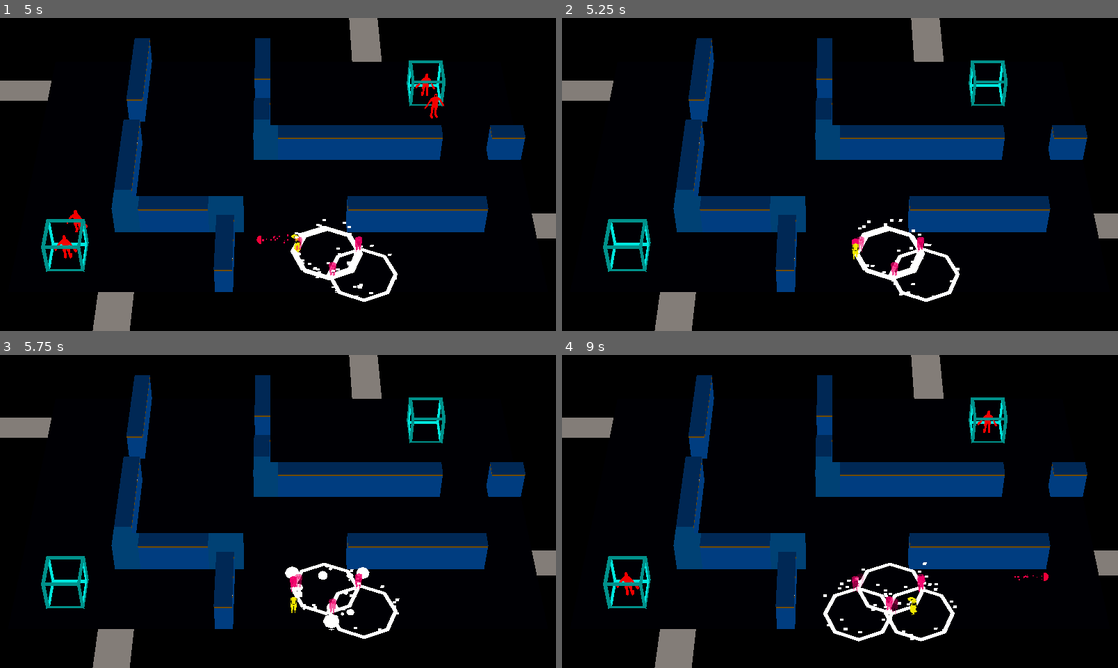
Above: before the commit, frames 1-4 (two rows, left to right).
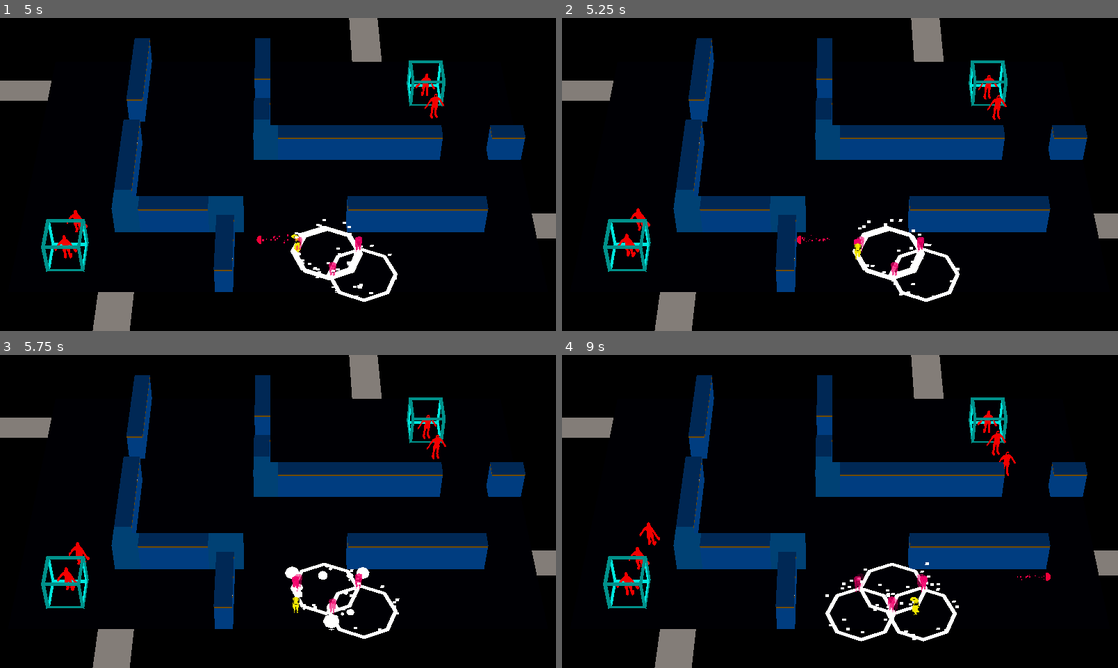
Above: after the commit, the same moments.

Repository: ralabate/30ddl
Game: Godot game, scene res://main.tscn
Two runs of this game, one before a commit and one after it. Both use one fixed random seed, a clock stepped at 60 frames per second and the inputs below.
Inputs:
- Up to frame 1 (5 s): tap Enter (ui_accept) at 0.5, 0.77, 1.52, 3.02, 3.77, 4.52 s; hold Right (ui_right) 0.53-1.28 s; tap S (player_decoy) at 0.6, 2.1, 3.6 s; hold Down (ui_down) 1.28-2.03 s; tap A (player_mine) at 1.35, 2.85, 4.35 s; hold Right (ui_right) 2.03-2.78 s; hold Up (ui_up) 2.78-3.53 s; hold Left (ui_left) from 3.53 s (still down)
- Up to frame 2 (5.25 s): release Left (ui_left) at 5.03 s; hold Down (ui_down) from 5.03 s (still down); tap S (player_decoy) at 5.1 s
- Up to frame 3 (5.75 s): keep holding Down (ui_down)
- Up to frame 4 (9 s): release Down (ui_down) at 5.78 s; hold Right (ui_right) 5.78-6.53 s; tap A (player_mine) at 5.85, 7.35, 8.85 s; tap Enter (ui_accept) at 6.02, 6.77, 7.52 s; hold Up (ui_up) 6.53-7.28 s; tap S (player_decoy) at 6.6, 8.1 s; hold Right (ui_right) 7.28-8.03 s; hold Down (ui_down) 8.03-8.78 s; hold Left (ui_left) from 8.78 s (still down)

Frame 1 is identical in both runs. In frame 2, 0.4% of the frame differs, in the area x 10-80%, y 18-78%; in frame 3, 0.4%; in frame 4, 1.3%, in the area x 12-88%, y 24-92%.

Commit message:
reset the game when we collide with badguys

Diff:
--- a/gauntlet/badguys/badguy.gd
+++ b/gauntlet/badguys/badguy.gd
@@ -3,6 +3,8 @@
 
 @onready var navigation_agent: NavigationAgent3D = %NavigationAgent3D
 @onready var navigation_timer: Timer = %NavigationTimer
+@onready var player_damage_area: Area3D = %PlayerDamageArea
+@onready var health_component: HealthComponent = %HealthComponent
 
 var target: Node3D
 var movement_speed: float = 0.5
@@ -17,6 +19,8 @@
 	navigation_agent.target_desired_distance = 0.5
 
 	navigation_timer.timeout.connect(_on_navtimer_timeout)
+	player_damage_area.body_entered.connect(_on_body_entered_dmg_area)
+	health_component.death.connect(_on_death)
 
 
 func _physics_process(delta):
@@ -38,4 +42,17 @@
 
 
 func _on_navtimer_timeout() -> void:
-	update_movement_target(target.global_position)
+	if target != null:
+		update_movement_target(target.global_position)
+
+
+func _on_body_entered_dmg_area(body: Node3D) -> void:
+	if body.has_node("HealthComponent"):
+		var health_component = body.get_node("HealthComponent") as HealthComponent
+		health_component.damage(1)
+
+		Log.info("Player took damage!")
+
+
+func _on_death() -> void:
+	queue_free()
--- a/gauntlet/badguys/badguy.tscn
+++ b/gauntlet/badguys/badguy.tscn
@@ -1,10 +1,12 @@
-[gd_scene load_steps=5 format=3 uid="uid://dysqmwq3wem2k"]
+[gd_scene load_steps=6 format=3 uid="uid://dysqmwq3wem2k"]
 
 [ext_resource type="Script" uid="uid://clhircl18kdhh" path="res://badguys/badguy.gd" id="1_apgvv"]
 [ext_resource type="PackedScene" uid="uid://qo85vi3b3odi" path="res://badguys/imported/bad_lizard_idle.glb" id="1_lf2yb"]
 [ext_resource type="Script" uid="uid://bund4vdf4u4yo" path="res://health_component.gd" id="3_0b8a1"]
 
 [sub_resource type="CapsuleShape3D" id="CapsuleShape3D_apgvv"]
+
+[sub_resource type="SphereShape3D" id="SphereShape3D_221m0"]
 
 [node name="Badguy" type="CharacterBody3D"]
 collision_layer = 4
@@ -29,8 +31,18 @@
 autostart = true
 
 [node name="HealthComponent" type="Node" parent="."]
+unique_name_in_owner = true
 script = ExtResource("3_0b8a1")
 MAX_HEALTH = 5
 metadata/_custom_type_script = "uid://bund4vdf4u4yo"
 
+[node name="PlayerDamageArea" type="Area3D" parent="."]
+unique_name_in_owner = true
+collision_layer = 4
+collision_mask = 2
+
+[node name="CollisionShape3D" type="CollisionShape3D" parent="PlayerDamageArea"]
+transform = Transform3D(1, 0, 0, 0, 1, 0, 0, 0, 1, 0, 0.498822, -0.220448)
+shape = SubResource("SphereShape3D_221m0")
+
 [editable path="AnimatedMesh"]
--- a/gauntlet/health_component.gd
+++ b/gauntlet/health_component.gd
@@ -17,4 +17,3 @@
 
 	if current_health <= 0:
 		death.emit()
-		get_parent().queue_free()
--- a/gauntlet/main.gd
+++ b/gauntlet/main.gd
@@ -2,32 +2,14 @@
 
 
 @onready var badguy_template = preload("res://badguys/badguy.tscn")
-@onready var player = %Player
+@onready var player_template = preload("res://player/player.tscn")
 @onready var player_spawner = %PlayerSpawner
 
-var current_frame = 0
-
-func _physics_process(delta: float) -> void:
-	current_frame += 1
-	# Log.info(str(current_frame))
-	if current_frame > 300:
-		# player_reset()
-		player.position = player_spawner.global_position
-		var bullets = get_tree().get_nodes_in_group("bullets")
-		for bullet in bullets:
-			bullet.queue_free()
-		# badguy_reset()
-		var badguys = get_tree().get_nodes_in_group("badguys")
-		for badguy in badguys:
-			badguy.queue_free()
-		# etc.
-		current_frame = 0
+var player: Player
 
 
 func _ready() -> void:
-	player.shoot.connect(_on_player_shoot)
-	player.mine_spawned.connect(_on_player_spawned_mine)
-	player.decoy_spawned.connect(_on_player_spawned_decoy)
+	spawn_player()
 
 	var badguy_spawners = get_tree().get_nodes_in_group("spawners")
 	for spawner in badguy_spawners:
@@ -35,6 +17,17 @@
 
 	# Wait for the first physics frame so the NavigationServer can sync.
 	await get_tree().physics_frame
+
+
+func spawn_player() -> void:
+	player = player_template.instantiate()
+	add_child(player)
+	player.position = player_spawner.position
+
+	player.shoot.connect(_on_player_shoot)
+	player.mine_spawned.connect(_on_player_spawned_mine)
+	player.decoy_spawned.connect(_on_player_spawned_decoy)
+	player.death.connect(_on_player_died)
 
 
 func _on_player_shoot(
@@ -66,6 +59,19 @@
 	decoy.position = location
 
 
+func _on_player_died() -> void:
+	# player_reset()
+	spawn_player()
+
+	var bullets = get_tree().get_nodes_in_group("bullets")
+	for bullet in bullets:
+		bullet.queue_free()
+	# badguy_reset()
+	var badguys = get_tree().get_nodes_in_group("badguys")
+	for badguy in badguys:
+		badguy.queue_free()
+
+
 func _on_decoy_is_done(affected_list: Array[Node3D]) -> void:
 	# Reset their target to the player
 	for affected in affected_list:
@@ -75,7 +81,8 @@
 
 
 func _on_spawned_badguy(position: Vector3) -> void:
-	var badguy = badguy_template.instantiate()
-	add_child(badguy)
-	badguy.target = player
-	badguy.position = position
+	if player != null and not player.is_queued_for_deletion():
+		var badguy = badguy_template.instantiate()
+		add_child(badguy)
+		badguy.target = player
+		badguy.position = position
--- a/gauntlet/main.tscn
+++ b/gauntlet/main.tscn
@@ -1,7 +1,6 @@
-[gd_scene load_steps=7 format=3 uid="uid://clsdp2e4yqkji"]
+[gd_scene load_steps=6 format=3 uid="uid://clsdp2e4yqkji"]
 
 [ext_resource type="Script" uid="uid://circq55qpjcvk" path="res://main.gd" id="1_0xm2m"]
-[ext_resource type="PackedScene" uid="uid://bwl2b12apn8uh" path="res://player/player.tscn" id="1_ig7tw"]
 [ext_resource type="PackedScene" uid="uid://c4hm3jsxo7vky" path="res://level/modular_level.tscn" id="4_1bvp3"]
 [ext_resource type="PackedScene" uid="uid://cis78mxrxyjlq" path="res://level/bridge.tscn" id="5_7mycd"]
 [ext_resource type="PackedScene" uid="uid://dcyd6q7bb3k6m" path="res://badguys/badguy_spawner.tscn" id="5_lquwl"]
@@ -18,10 +17,6 @@
 transform = Transform3D(1, 0, 0, 0, 0.707107, 0.707107, 0, -0.707107, 0.707107, 0, 51.2774, 52.0472)
 environment = SubResource("Environment_h2yge")
 fov = 15.0
-
-[node name="Player" parent="." instance=ExtResource("1_ig7tw")]
-unique_name_in_owner = true
-transform = Transform3D(1, 0, 0, 0, 1, 0, 0, 0, 1, 1, 1, 7)
 
 [node name="DirectionalLight3D" type="DirectionalLight3D" parent="."]
 transform = Transform3D(1, 0, 0, 0, -4.37114e-08, 1, 0, -1, -4.37114e-08, 0, 13.042, 0)
--- a/gauntlet/player/player.gd
+++ b/gauntlet/player/player.gd
@@ -1,14 +1,17 @@
 extends CharacterBody3D
+class_name Player
 
 
 signal shoot(bullet: PackedScene, direction: Vector3, location: Vector3)
 signal mine_spawned(mine: PackedScene, location: Vector3)
 signal decoy_spawned(decoy: PackedScene, location: Vector3)
+signal death
 
 @export var SPEED = 2.5
 @export var TIME_BETWEEN_SHOTS = 1
 
 @onready var animation_player = %AnimatedMesh/AnimationPlayer
+@onready var health_component = %HealthComponent
 
 var bullet_template = preload("res://player/bullet.tscn")
 var mine_template = preload("res://player/mine.tscn")
@@ -25,6 +28,9 @@
 	shot_timer.autostart = false
 	shot_timer.timeout.connect(_on_shot_timer_timeout)
 	add_child(shot_timer)
+
+	health_component.death.connect(_on_death)
+
 	animation_player.play("lizardprince_idle")
 
 
@@ -72,3 +78,8 @@
 
 func _on_shot_timer_timeout() -> void:
 	can_shoot = true
+
+
+func _on_death() -> void:
+	death.emit()
+	queue_free()
--- a/gauntlet/player/player.tscn
+++ b/gauntlet/player/player.tscn
@@ -1,7 +1,8 @@
-[gd_scene load_steps=4 format=3 uid="uid://bwl2b12apn8uh"]
+[gd_scene load_steps=5 format=3 uid="uid://bwl2b12apn8uh"]
 
 [ext_resource type="Script" uid="uid://c2rbukwe2bpc7" path="res://player/player.gd" id="1_4flbx"]
 [ext_resource type="PackedScene" uid="uid://b8lrhgxp8l2x" path="res://player/imported/lizardprince_idle.glb" id="2_rkbax"]
+[ext_resource type="Script" uid="uid://bund4vdf4u4yo" path="res://health_component.gd" id="3_g1dw6"]
 
 [sub_resource type="CapsuleShape3D" id="CapsuleShape3D_sh265"]
 
@@ -16,3 +17,9 @@
 [node name="AnimatedMesh" parent="." instance=ExtResource("2_rkbax")]
 unique_name_in_owner = true
 transform = Transform3D(-1, 0, -8.74228e-08, 0, 1, 0, 8.74228e-08, 0, -1, 0, -1, 0)
+
+[node name="HealthComponent" type="Node" parent="."]
+unique_name_in_owner = true
+script = ExtResource("3_g1dw6")
+MAX_HEALTH = 1
+metadata/_custom_type_script = "uid://bund4vdf4u4yo"
